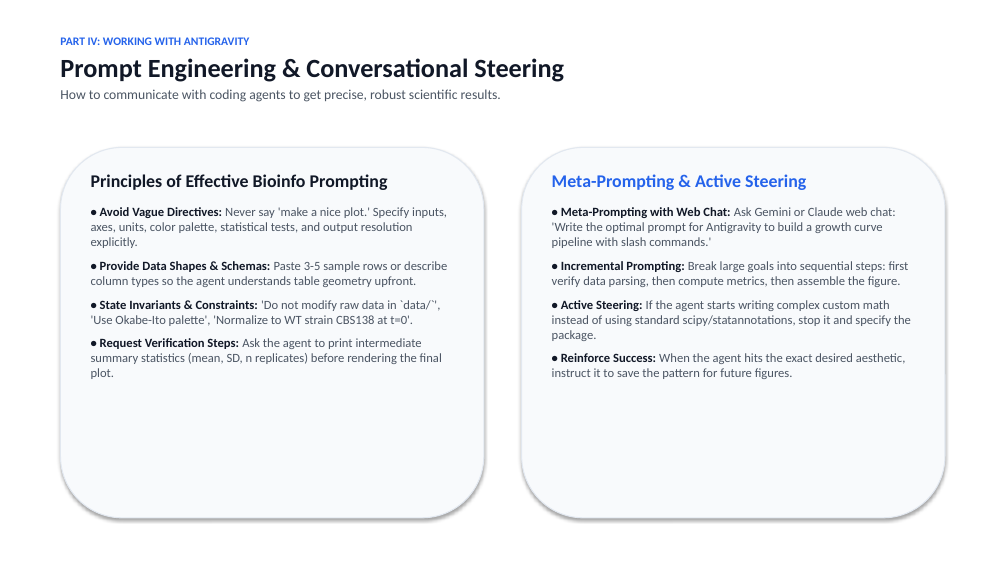
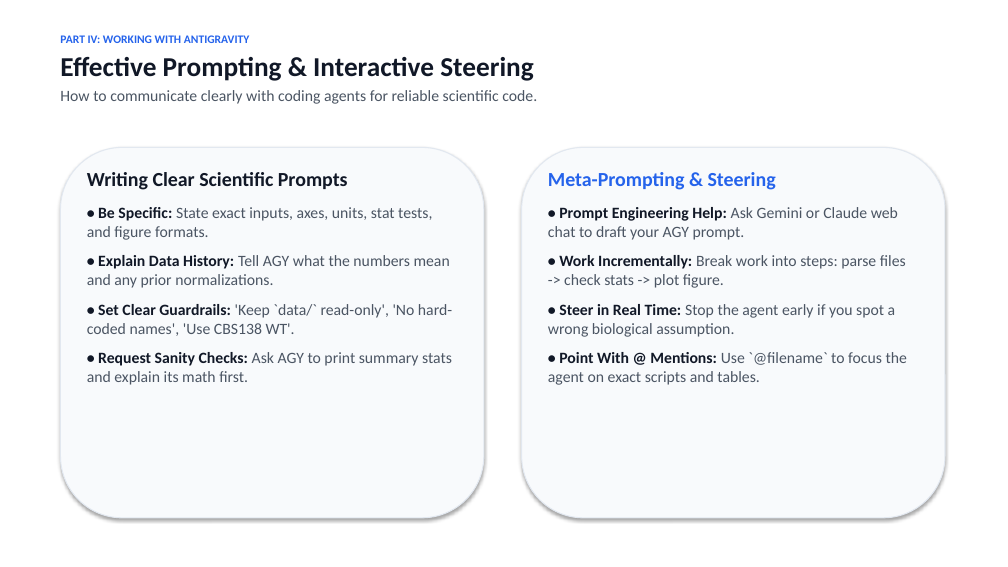
Before and after one commit to berman-lab/antigravity-intoduction-presentation, a slide deck: slide 19 of antigravity_lab_presentation.pptx. Drawn at 1008x567 pixels with LibreOffice and Linux fonts; fonts in the diff are those of the drawing. Boxes give left, top, right and bottom in pixels: in the first picture for what was removed or moved away, otherwise in the second. Text is boxed around its words. In the diff, an @@ line names an element or a change of style, - is before the commit and + after.

```diff
--- a/antigravity_lab_presentation.pptx
+++ b/antigravity_lab_presentation.pptx
@@ text at (60,57,537,104): text changed; size 13 to 15 pt @@
-Prompt Engineering & Conversational Steering
-How to communicate with coding agents to get precise, robust scientific results.
+Effective Prompting & Interactive Steering
+How to communicate clearly with coding agents for reliable scientific code.
@@ text at (87,172,452,385): text changed; size 12 to 15 pt @@
-Principles of Effective Bioinfo Prompting
-• Avoid Vague Directives: Never say 'make a nice plot.' Specify inputs, axes, units, color palette, statistical tests, and output resolution explicitly.
-• Provide Data Shapes & Schemas: Paste 3-5 sample rows or describe column types so the agent understands table geometry upfront.
-• State Invariants & Constraints: 'Do not modify raw data in `data/`', 'Use Okabe-Ito palette', 'Normalize to WT strain CBS138 at t=0'.
-• Request Verification Steps: Ask the agent to print intermediate summary statistics (mean, SD, n replicates) before rendering the final plot.
+Writing Clear Scientific Prompts
+• Be Specific: State exact inputs, axes, units, stat tests, and figure formats.
+• Explain Data History: Tell AGY what the numbers mean and any prior normalizations.
+• Set Clear Guardrails: 'Keep `data/` read-only', 'No hard-coded names', 'Use CBS138 WT'.
+• Request Sanity Checks: Ask AGY to print summary stats and explain its math first.
@@ text at (548,172,907,385): text changed; size 12 to 15 pt @@
-Meta-Prompting & Active Steering
-• Meta-Prompting with Web Chat: Ask Gemini or Claude web chat: 'Write the optimal prompt for Antigravity to build a growth curve pipeline with slash commands.'
-• Incremental Prompting: Break large goals into sequential steps: first verify data parsing, then compute metrics, then assemble the figure.
-• Active Steering: If the agent starts writing complex custom math instead of using standard scipy/statannotations, stop it and specify the package.
-• Reinforce Success: When the agent hits the exact desired aesthetic, instruct it to save the pattern for future figures.
+Meta-Prompting & Steering
+• Prompt Engineering Help: Ask Gemini or Claude web chat to draft your AGY prompt.
+• Work Incrementally: Break work into steps: parse files -> check stats -> plot figure.
+• Steer in Real Time: Stop the agent early if you spot a wrong biological assumption.
+• Point With @ Mentions: Use `@filename` to focus the agent on exact scripts and tables.
```
Also in this commit, not shown: 28 other slides changed, 1 other file.
